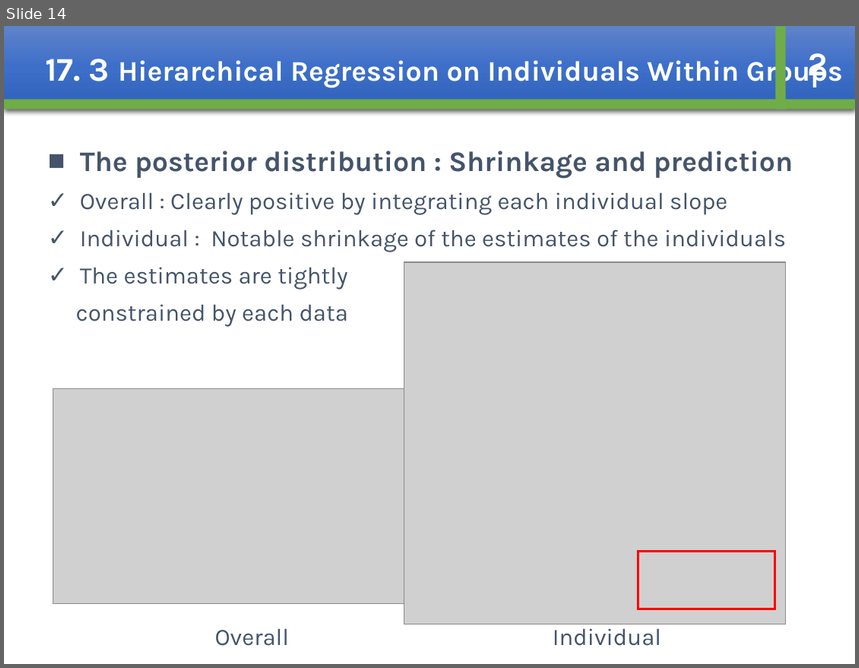
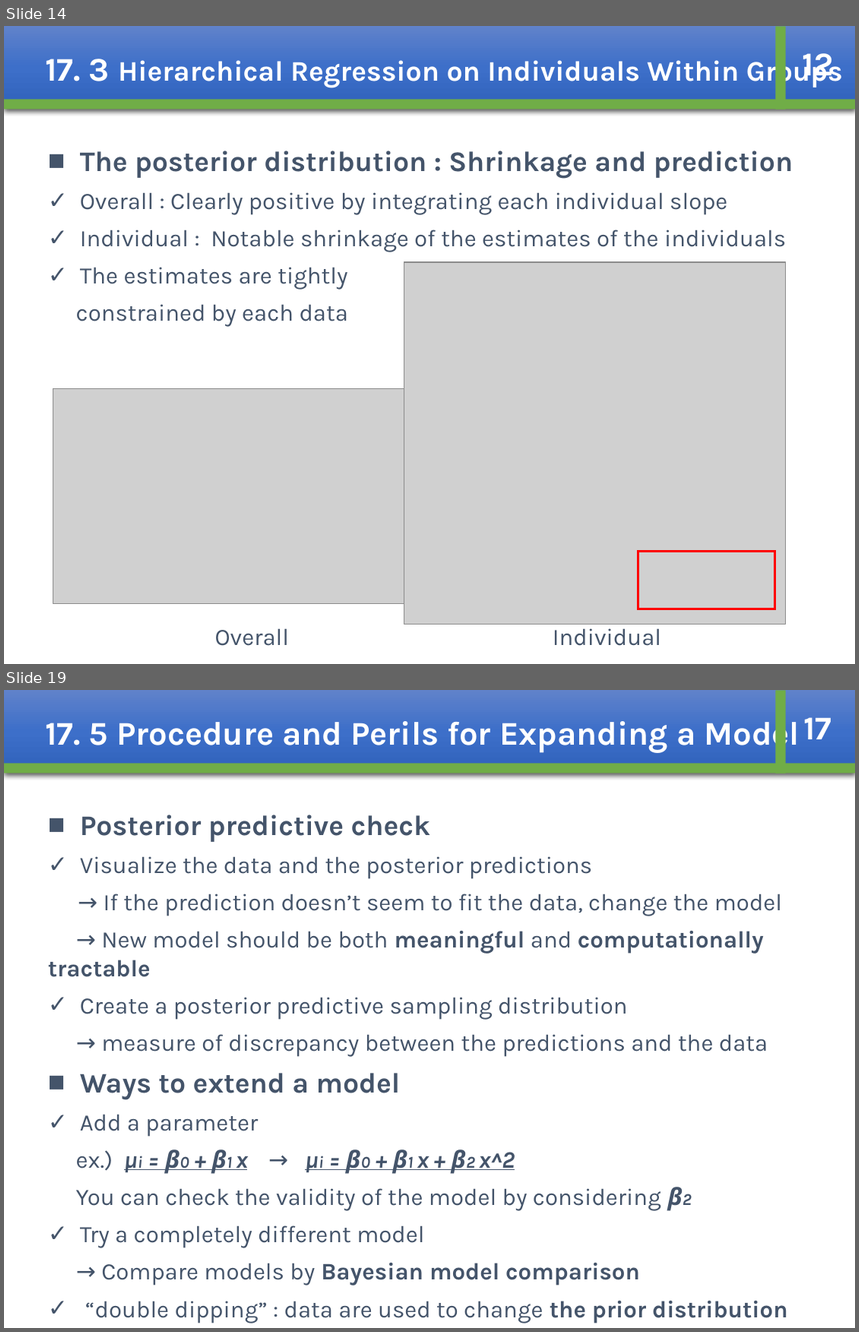
Before and after one commit to whcitizen/citizen-_task, a slide deck: 02_working/08_Bayesian/Bayesian_ch17_kajihara.pptx. Shown one above the other, each under a label of ours: slide 14 before the commit, slides 14 and 19 after it; the slides between them are not shown. The pictures are 859x668 and 859x1332 pixels, drawn with LibreOffice and Linux fonts; fonts in the diff are those of the drawing; grey boxes stand for pictures. Boxes give left, top, right and bottom in pixels: in the first picture for what was removed or moved away, otherwise in the second. Text is boxed around its words. In the diff, an @@ line names an element or a change of style, - is before the commit and + after.

```diff
--- a/02_working/08_Bayesian/Bayesian_ch17_kajihara.pptx
+++ b/02_working/08_Bayesian/Bayesian_ch17_kajihara.pptx
@@ slide 19 added at [4, 690, 855, 1328], background #FFFFFF @@
@@ rectangle added at [4, 690, 855, 774], fill gradient #6183CB to #3E70CA to #3062BB, 28 pt, text #FFFFFF, bold @@
+17. 5 Procedure and Perils for Expanding a Model
@@ rectangle added at [776, 690, 786, 774], fill #70AD47 @@
@@ text added at [804, 717, 832, 739], 28 pt, text #FFFFFF, bold @@
+17
@@ rectangle added at [4, 763, 855, 774], fill #70AD47 @@
@@ text added at [48, 815, 788, 1324], 20 pt, text #44546A @@
+■ Posterior predictive check
+✓ Visualize the data and the posterior predictions
+→ If the prediction doesn’t seem to fit the data, change the model
+→ New model should be both meaningful and computationally tractable
+✓ Create a posterior predictive sampling distribution
+→ measure of discrepancy between the predictions and the data
+■ Ways to extend a model
+✓ Add a parameter
+ex.) μi = β0 + β1 x → μi = β0 + β1 x + β2 x^2
+You can check the validity of the model by considering β2
+✓ Try a completely different model
+→ Compare models by Bayesian model comparison
+✓ “double dipping” : data are used to change the prior distribution
@@ slide 14 changed as well @@
@@ text at [802, 53, 834, 85]: text changed @@
-2
+12
```
Also in this commit, not shown: 11 other slides changed, 7 other slides added, 18 slides removed, 4 other files.
